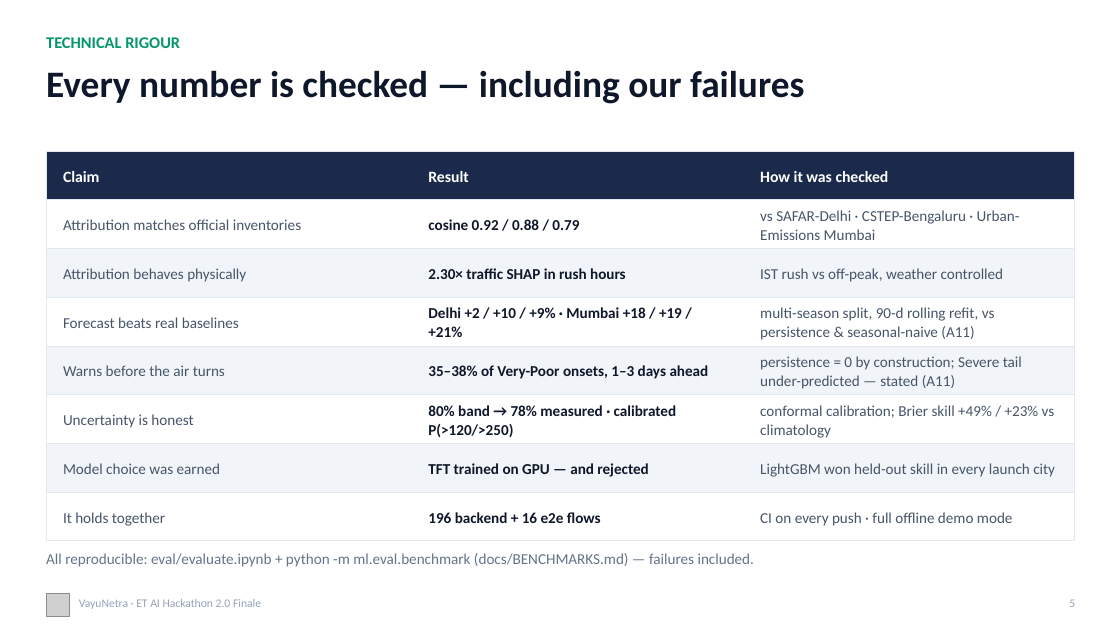
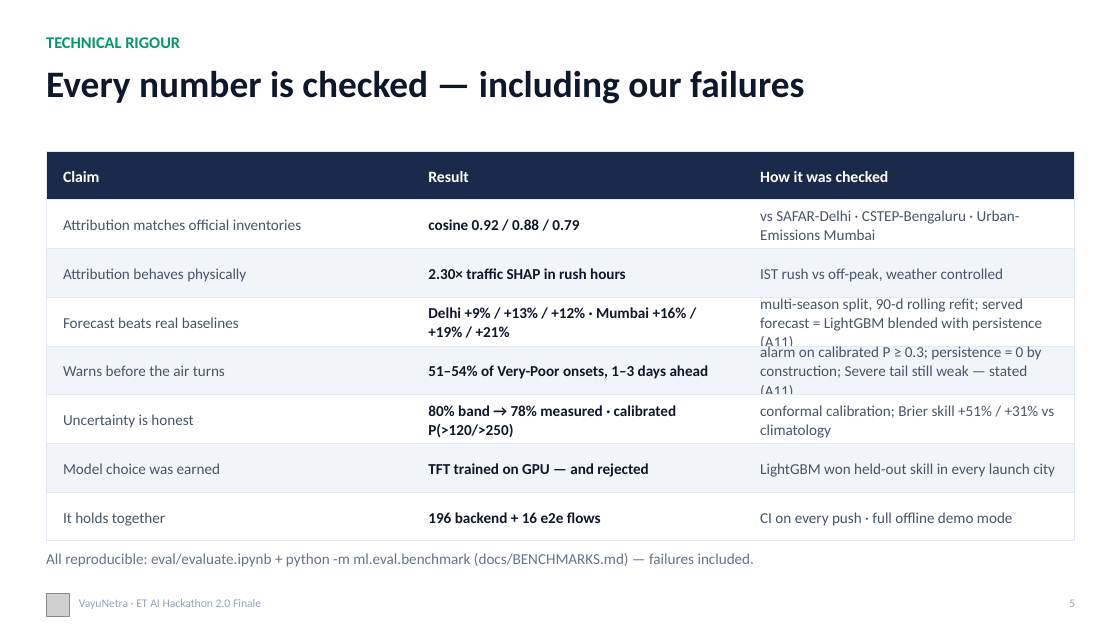
Before and after one commit to omkarrr88/VayuNetra, a slide deck: slide 5 of docs/VayuNetra_Pitch.pptx. Drawn at 1120x630 pixels with LibreOffice and Linux fonts; fonts in the diff are those of the drawing; grey boxes stand for pictures. Boxes give left, top, right and bottom in pixels: in the first picture for what was removed or moved away, otherwise in the second. Text is boxed around its words. In the diff, an @@ line names an element or a change of style, - is before the commit and + after.

Commit message:
model: production forecast = LightGBM median blended with persistence (weight from the calibration tail); probability alarms as the operating point
- ml.forecast.train.blend_weight + calibrated residuals of the blended forecast (v3 rows)
- ml.eval.benchmark: served (blended) forecast is the headline, raw model kept as a column;
  probability-alarm operating points (τ 0.2–0.5) with precision/recall/onset recall
- artifacts re-run (Delhi +9/+13/+12 %, Mumbai +17/+19/+21 %, Kolkata +14/+10/+9 %; onset
  recall at P ≥ 0.3: 54/54/51 %); BENCHMARKS, EARLY_WARNING, README, SUBMISSION, landing,
  deck 5/A5/A11 and the console panel updated to the same numbers

```diff
--- a/docs/VayuNetra_Pitch.pptx
+++ b/docs/VayuNetra_Pitch.pptx
@@ text at (760,298,1042,352): text changed @@
-multi-season split, 90-d rolling refit, vs persistence & seasonal-naive (A11)
+multi-season split, 90-d rolling refit; served forecast = LightGBM blended with persistence (A11)
@@ text at (428,307,687,337): text changed @@
-Delhi +2 / +10 / +9% · Mumbai +18 / +19 / +21%
+Delhi +9% / +13% / +12% · Mumbai +16% / +19% / +21%
@@ text at (760,344,1042,394): text changed @@
-persistence = 0 by construction; Severe tail under-predicted — stated (A11)
+alarm on calibrated P ≥ 0.3; persistence = 0 by construction; Severe tail still weak — stated (A11)
@@ text at (428,365,709,379): text changed @@
-35–38% of Very-Poor onsets, 1–3 days ahead
+51–54% of Very-Poor onsets, 1–3 days ahead
@@ text at (760,405,1055,438): text changed @@
-conformal calibration; Brier skill +49% / +23% vs climatology
+conformal calibration; Brier skill +51% / +31% vs climatology
```
Also in this commit, not shown: 2 other slides changed, 5 other files.
